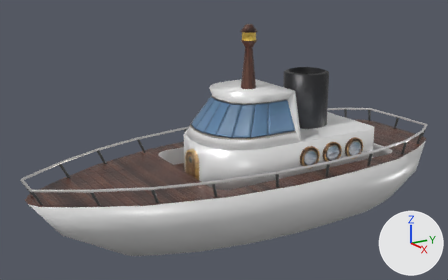
The Blender file assets/ship.blend as it was, and as the next commit left it.
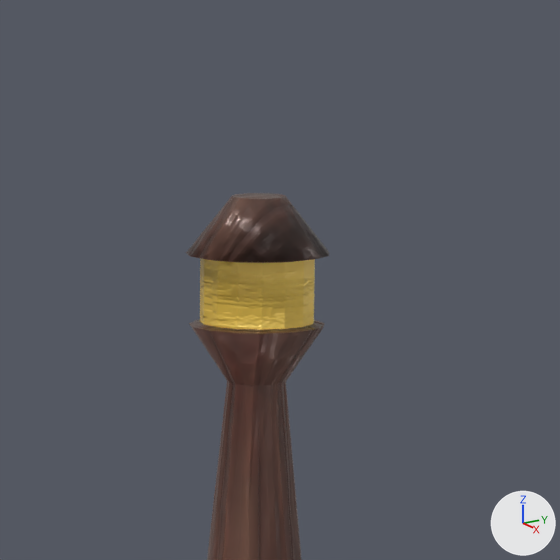
There are two pictures of each version: one whole from a 50 mm lens placed at (11.48, -10.04, 6.21), pointed at (-0.18, -2.8, 2.09), one close up on the part from 48% to 64% of the width and 0% to 25% of the height. Every picture has the same lights, and +X, +Y and +Z are marked at lower right.

Names of what the first close-up shows: 'Ship'.
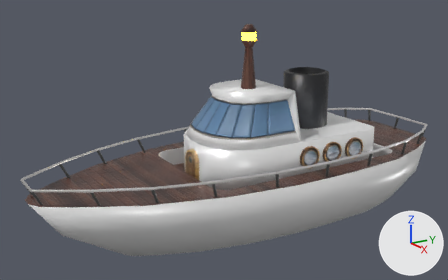
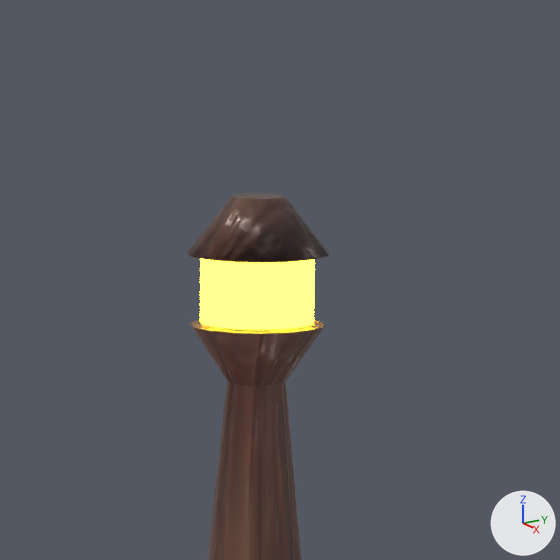
What differs and where, as boxes (x1, y1, x2, y2) in the close-ups (560 x 560 px):
part 1 of me_plane, recoloured: (200, 258, 315, 330) in both

The edits, one by one:
Material 'Glow' (mat_glow) is new.
Its base color is (1.0, 0.694, 0.0293) (yellow #ffd930).
Its strength is 10.0.
me_plane has 603 vertices, 415 faces and spans x -2.05..2.05, y -7.4..2.68, z 0.0..4.71.
me_plane is used by ob_ship; location (0.0, 0.0, 0.0).
me_plane part 1: all 15 faces centred in x -0.15..0.15, y -2.42..-2.11, z 4.46 switch from mat_material to mat_glow (yellow #ffd930).
